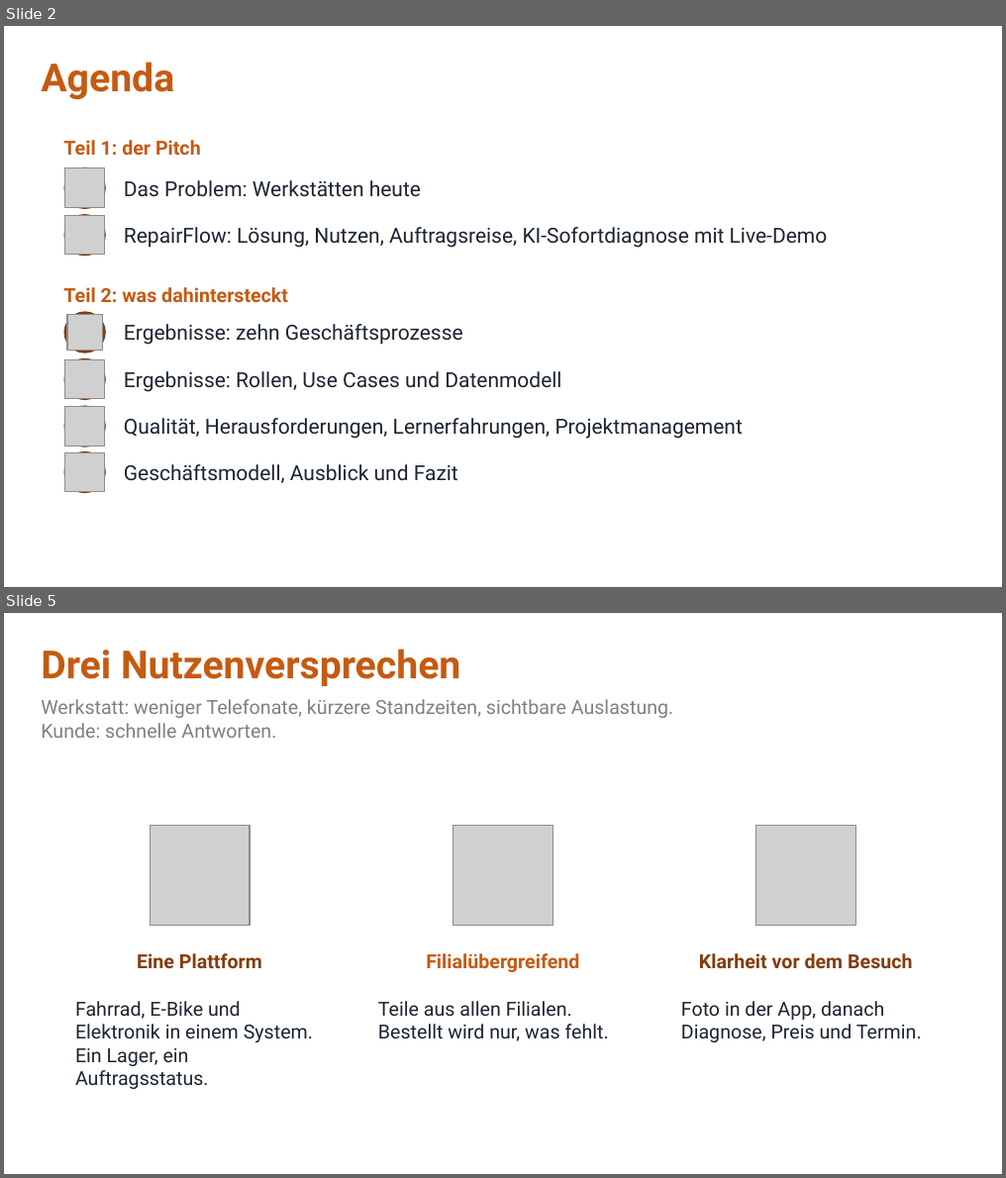
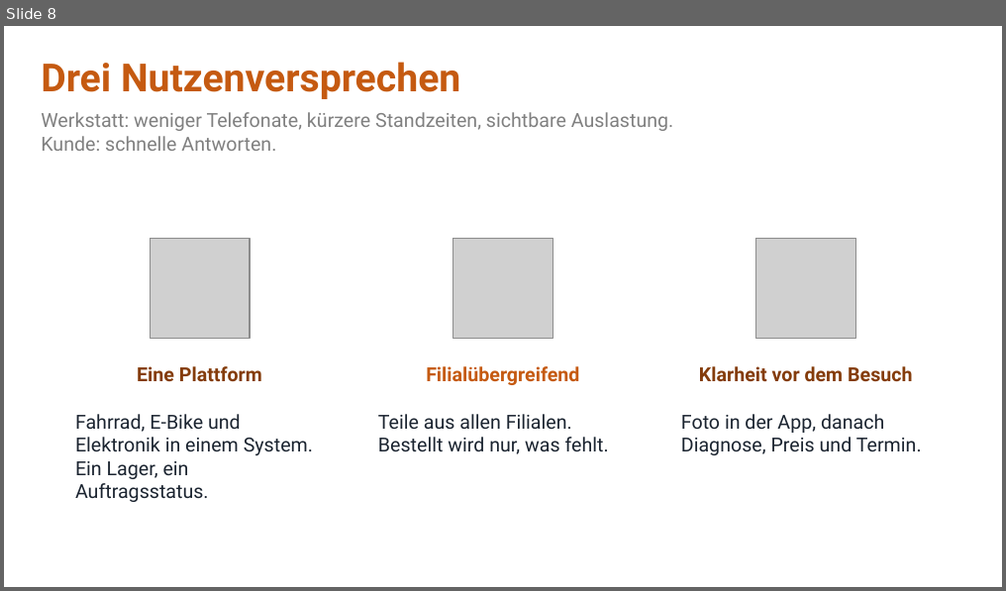
Before and after one commit to jakobschwan123-cmd/casestudy-semester-3, a slide deck: 4_praesentation/Abschlusspraesentation.pptx. Shown one above the other, each under a label of ours: slides 2 and 5 before the commit, slide 8 after it; the slides between them are not shown. The pictures are 1006x1178 and 1006x591 pixels, drawn with LibreOffice and Linux fonts; fonts in the diff are those of the drawing; grey boxes stand for pictures. Boxes give left, top, right and bottom in pixels: in the first picture for what was removed or moved away, otherwise in the second. Text is boxed around its words. In the diff, an @@ line names an element or a change of style, - is before the commit and + after.

Commit message:
praesentation: Davids Folien 1-7 uebernommen, Foliennummern im Sprechtext und auf Folie 24

```diff
--- a/4_praesentation/Abschlusspraesentation.pptx
+++ b/4_praesentation/Abschlusspraesentation.pptx
@@ slide 2 removed at (x1=4, y1=26, x2=1002, y2=587), background #FFFFFF @@
@@ text removed at (x1=41, y1=62, x2=174, y2=99) @@
-Agenda
@@ text removed at (x1=63, y1=140, x2=201, y2=156) @@
-Teil 1: der Pitch
@@ ellipse removed at (x1=63, y1=168, x2=106, y2=209) @@
@@ picture removed at (x1=64, y1=169, x2=104, y2=207) @@
@@ text removed at (x1=124, y1=180, x2=421, y2=197) @@
-Das Problem: Werkstätten heute
@@ ellipse removed at (x1=63, y1=215, x2=106, y2=257) @@
@@ picture removed at (x1=64, y1=216, x2=104, y2=255) @@
@@ text removed at (x1=124, y1=227, x2=828, y2=248) @@
-RepairFlow: Lösung, Nutzen, Auftragsreise, KI-Sofortdiagnose mit Live-Demo
@@ text removed at (x1=63, y1=287, x2=288, y2=303) @@
-Teil 2: was dahintersteckt
@@ ellipse removed at (x1=63, y1=311, x2=106, y2=354) @@
@@ picture removed at (x1=68, y1=314, x2=103, y2=350) @@
@@ text removed at (x1=124, y1=324, x2=463, y2=345) @@
-Ergebnisse: zehn Geschäftsprozesse
@@ ellipse removed at (x1=63, y1=359, x2=106, y2=400) @@
@@ picture removed at (x1=64, y1=361, x2=104, y2=399) @@
@@ text removed at (x1=124, y1=372, x2=561, y2=392) @@
-Ergebnisse: Rollen, Use Cases und Datenmodell
@@ ellipse removed at (x1=63, y1=405, x2=106, y2=447) @@
@@ picture removed at (x1=64, y1=407, x2=104, y2=446) @@
@@ text removed at (x1=124, y1=418, x2=743, y2=439) @@
-Qualität, Herausforderungen, Lernerfahrungen, Projektmanagement
@@ ellipse removed at (x1=63, y1=451, x2=106, y2=493) @@
@@ picture removed at (x1=64, y1=453, x2=104, y2=492) @@
@@ text removed at (x1=124, y1=465, x2=458, y2=483) @@
-Geschäftsmodell, Ausblick und Fazit
@@ what was slide 5 is now slide 8 @@
```
Also in this commit, not shown: 2 slides changed, 6 slides added, 2 other slides removed, 1 other file.
